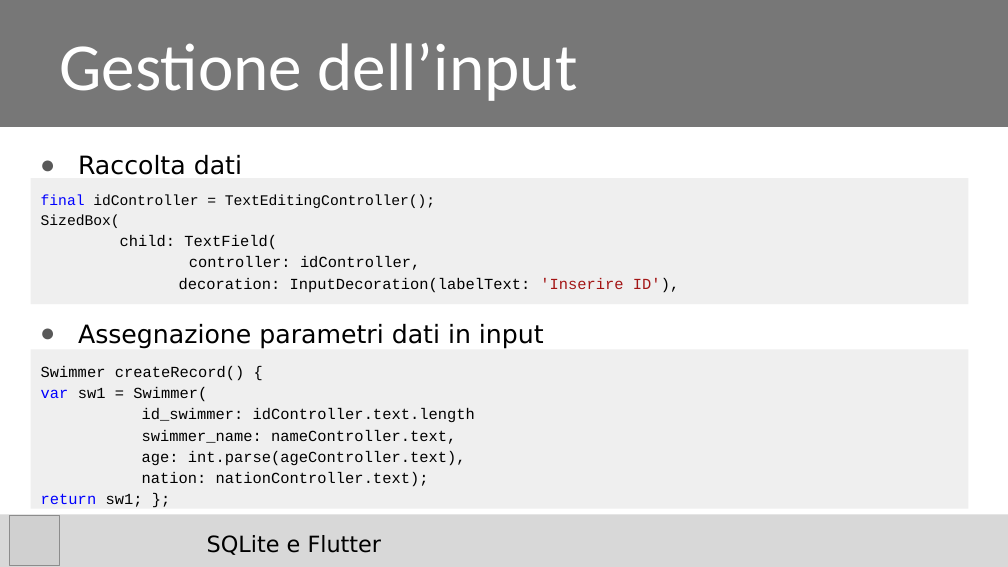
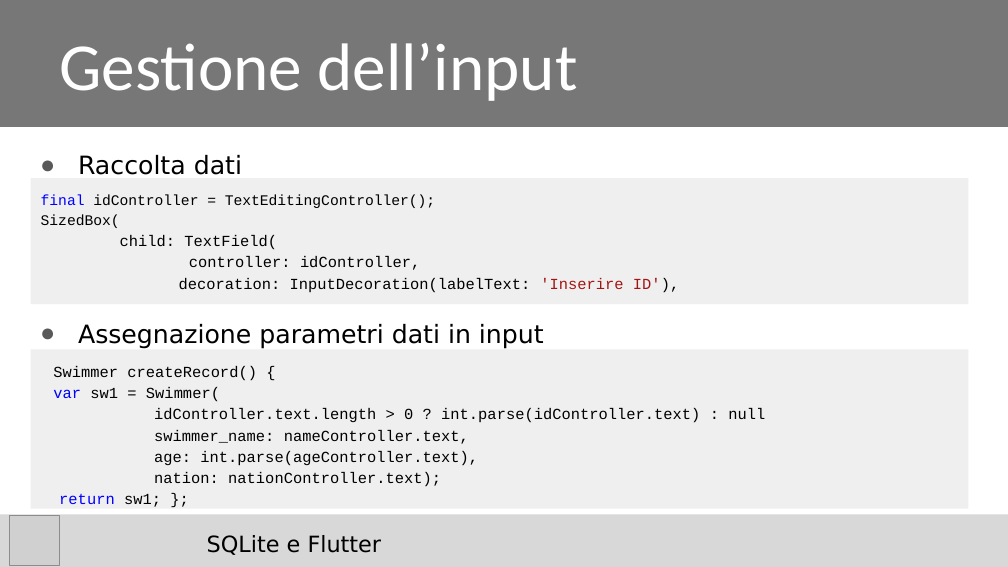
Before and after one commit to riccardosantarossa/SQLit_e_Flutter, a slide deck: slide 7 of Santarossa_Slides.pptx. Drawn at 1008x567 pixels with LibreOffice and Linux fonts; fonts in the diff are those of the drawing; grey boxes stand for pictures; background and template pictures are left out. Boxes give left, top, right and bottom in pixels: in the first picture for what was removed or moved away, otherwise in the second. Text is boxed around its words. In the diff, an @@ line names an element or a change of style, - is before the commit and + after.

Commit message:
SLIDES AGGIORNATE alla presentazione di oggi

```diff
--- a/Santarossa_Slides.pptx
+++ b/Santarossa_Slides.pptx
@@ text at (53, 366, 765, 487): text changed @@
-Swimmer createRecord() {
-var sw1 = Swimmer(
-id_swimmer: idController.text.length
-swimmer_name: nameController.text,
-age: int.parse(ageController.text),
-nation: nationController.text);
+Swimmer createRecord() {
+var sw1 = Swimmer(
+idController.text.length > 0 ? int.parse(idController.text) : null
+swimmer_name: nameController.text,
+age: int.parse(ageController.text),
+nation: nationController.text);
```
